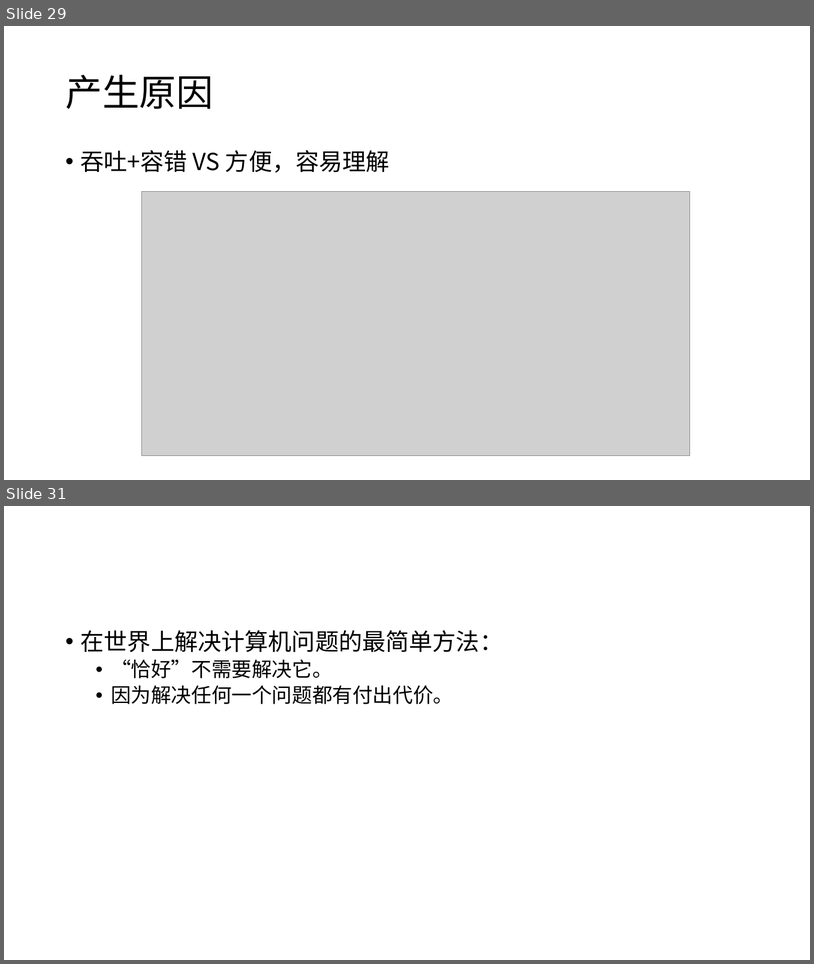
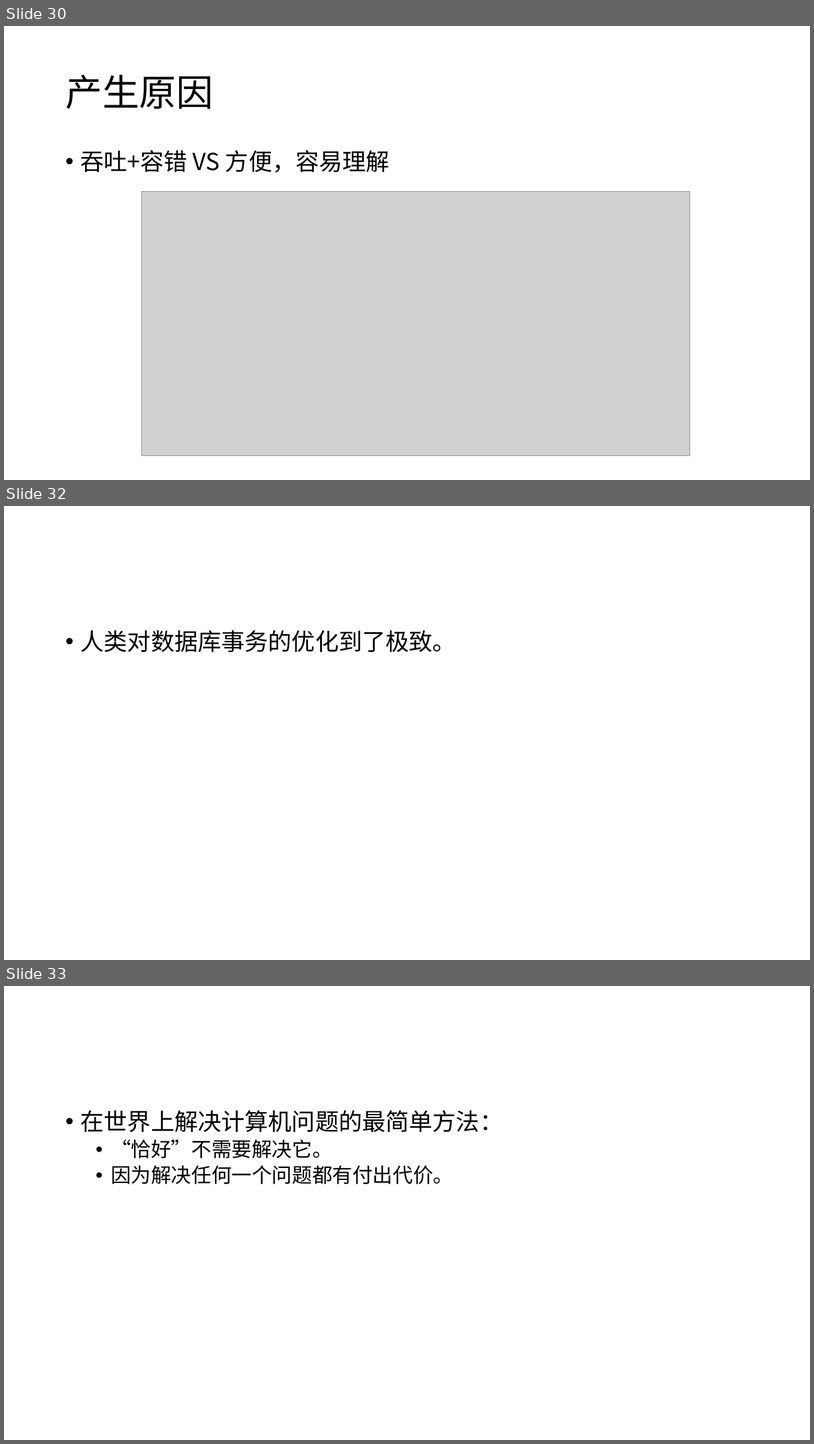
Before and after one commit to xiaozhiliaoo/my-slides, a slide deck: 简单理解mq.pptx. Shown one above the other, each under a label of ours: slides 29 and 31 before the commit, slides 30, 32 and 33 after it; the slides between them are not shown. The pictures are 814x964 and 814x1444 pixels, drawn with LibreOffice and Linux fonts; fonts in the diff are those of the drawing; grey boxes stand for pictures. Boxes give left, top, right and bottom in pixels: in the first picture for what was removed or moved away, otherwise in the second. Text is boxed around its words. In the diff, an @@ line names an element or a change of style, - is before the commit and + after.

```diff
--- a/简单理解mq.pptx
+++ b/简单理解mq.pptx
@@ slide 32 added at [4, 506, 810, 960], background #FFFFFF @@
@@ text added at [81, 630, 456, 652], 28 pt, text #000000 @@
+• 人类对数据库事务的优化到了极致。
@@ what was slide 29 is now slide 30 @@
@@ what was slide 31 is now slide 33 @@
```
Also in this commit, not shown: 2 slides changed, 3 other slides added, 1 slide removed, 1 other file.
